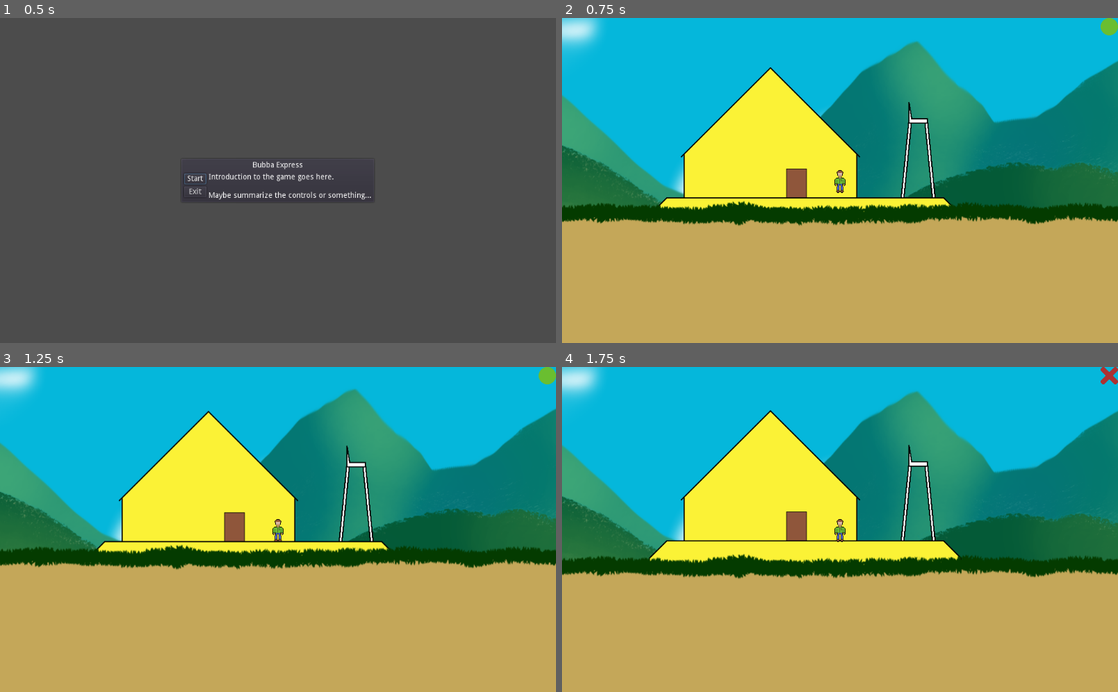
Above: before the commit, frames 1-4 (two rows, left to right).
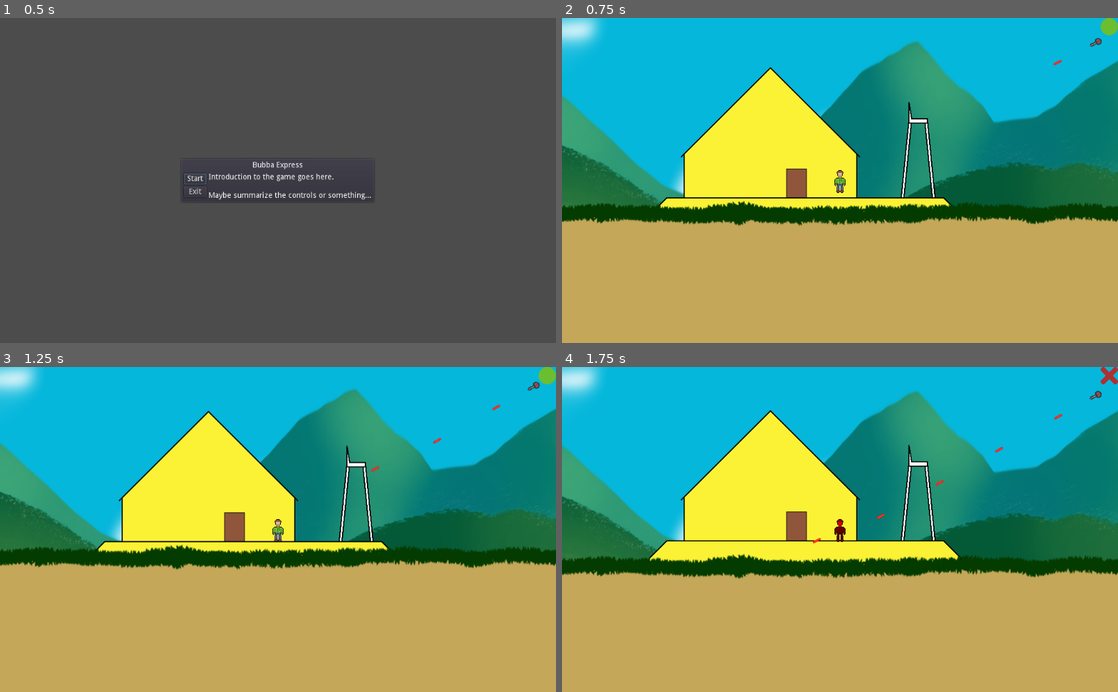
Above: after the commit, the same moments.

Repository: pizzasgood/BubbaExpress_LD46
Game: Godot game, scene res://TitleScreen.tscn
The game is run twice, just before and just after one commit, with the same random seed, the same clock (stepped at 60 frames per second) and the same inputs.
Inputs (mouse positions are in pixels of both pictures, inside the frame that each line leads up to):
- Up to frame 1 (0.5 s): no input
- Up to frame 2 (0.75 s): click "Start" at 0.5 s
- Up to frame 3 (1.25 s): no input
- Up to frame 4 (1.75 s): click (1106, 529) at 1.25 s

Frame 1 is identical in both runs. In frame 2, less than 0.1% of the frame differs, in the area x 88-98%, y 5-15%; in frame 3, less than 0.1%; in frame 4, 0.2%, in the area x 45-98%, y 7-55%.

Commit message:
Add support for laser turrets

Diff:
--- /dev/null
+++ b/LaserBolt.gd
@@ -0,0 +1,17 @@
+extends Area2D
+
+var speed : float
+var direction : Vector2
+var ignore : Node2D
+var damage : float = 20.0
+
+func _ready():
+	pass
+
+func _physics_process(delta):
+	position += speed * delta * direction
+
+
+func _on_LaserBolt_body_entered(body):
+	if "hp" in body:
+		body.hp -= damage
--- /dev/null
+++ b/LaserBolt.tscn
@@ -0,0 +1,17 @@
+[gd_scene load_steps=4 format=2]
+
+[ext_resource path="res://tex/LaserBolt.png" type="Texture" id=1]
+[ext_resource path="res://LaserBolt.gd" type="Script" id=2]
+
+[sub_resource type="RectangleShape2D" id=1]
+extents = Vector2( 8, 2 )
+
+[node name="LaserBolt" type="Area2D"]
+script = ExtResource( 2 )
+
+[node name="CollisionShape2D" type="CollisionShape2D" parent="."]
+shape = SubResource( 1 )
+
+[node name="Sprite" type="Sprite" parent="."]
+texture = ExtResource( 1 )
+[connection signal="body_entered" from="." to="." method="_on_LaserBolt_body_entered"]
--- a/Level.tscn
+++ b/Level.tscn
@@ -1,8 +1,9 @@
-[gd_scene load_steps=4 format=2]
+[gd_scene load_steps=5 format=2]
 
 [ext_resource path="res://Player.tscn" type="PackedScene" id=1]
 [ext_resource path="res://Bubba.tscn" type="PackedScene" id=2]
 [ext_resource path="res://Map.tscn" type="PackedScene" id=3]
+[ext_resource path="res://RotatingGun.tscn" type="PackedScene" id=4]
 
 [node name="Level" type="Node2D"]
 
@@ -13,3 +14,6 @@
 position = Vector2( 484.051, 435.918 )
 
 [node name="Map" parent="." instance=ExtResource( 3 )]
+
+[node name="RotatingGun" parent="." instance=ExtResource( 4 )]
+position = Vector2( 958.685, 188.731 )
--- a/Player.tscn
+++ b/Player.tscn
@@ -7,6 +7,7 @@
 radius = 10.8977
 
 [node name="Player" type="KinematicBody2D" groups=[
+"friends",
 "player",
 ]]
 script = ExtResource( 2 )
--- /dev/null
+++ b/RotatingGun.gd
@@ -0,0 +1,55 @@
+extends Node2D
+
+export var damage : float = 20.0
+export var max_range : float = 700
+onready var max_range_squared : float = pow(max_range, 2)
+export var speed : float = 500
+var ready_to_fire := true
+export var holding_fire := false
+export var active := true
+export var friendly := false
+
+
+var target : Node2D = null
+var target_in_range := false
+
+onready var projectile = preload("res://LaserBolt.tscn")
+
+func _ready():
+	pass
+
+func _process(delta):
+	if active:
+		acquire_target()
+
+	if target != null:
+		look_at(target.position)
+
+	if target_in_range and ready_to_fire:
+		fire()
+
+func acquire_target():
+	target = null
+	target_in_range = false
+	var best_distance = max_range_squared * 2
+	var potentials = get_tree().get_nodes_in_group("friends")
+	for i in potentials:
+		var d = position.distance_squared_to(i.position)
+		if d < best_distance:
+			target = i
+			best_distance = d
+	if best_distance < max_range_squared:
+		target_in_range = true
+
+func fire():
+	var p = projectile.instance()
+	p.transform = transform
+	p.direction = (target.position - position).normalized()
+	p.speed = speed
+	p.damage = damage
+	get_tree().get_current_scene().find_node("Level").add_child(p)
+	ready_to_fire = false
+	$CooldownTimer.start()
+
+func _on_CooldownTimer_timeout():
+	ready_to_fire = true
--- /dev/null
+++ b/RotatingGun.tscn
@@ -0,0 +1,15 @@
+[gd_scene load_steps=3 format=2]
+
+[ext_resource path="res://tex/RotatingGun.png" type="Texture" id=1]
+[ext_resource path="res://RotatingGun.gd" type="Script" id=2]
+
+[node name="RotatingGun" type="Node2D"]
+script = ExtResource( 2 )
+
+[node name="Sprite" type="Sprite" parent="."]
+texture = ExtResource( 1 )
+
+[node name="CooldownTimer" type="Timer" parent="."]
+wait_time = 0.25
+one_shot = true
+[connection signal="timeout" from="CooldownTimer" to="." method="_on_CooldownTimer_timeout"]
Binary file added: tex/LaserBolt.png
Not shown, added: tex/LaserBolt.png.import
Binary file added: tex/RotatingGun.png
Not shown, added: tex/RotatingGun.png.import
